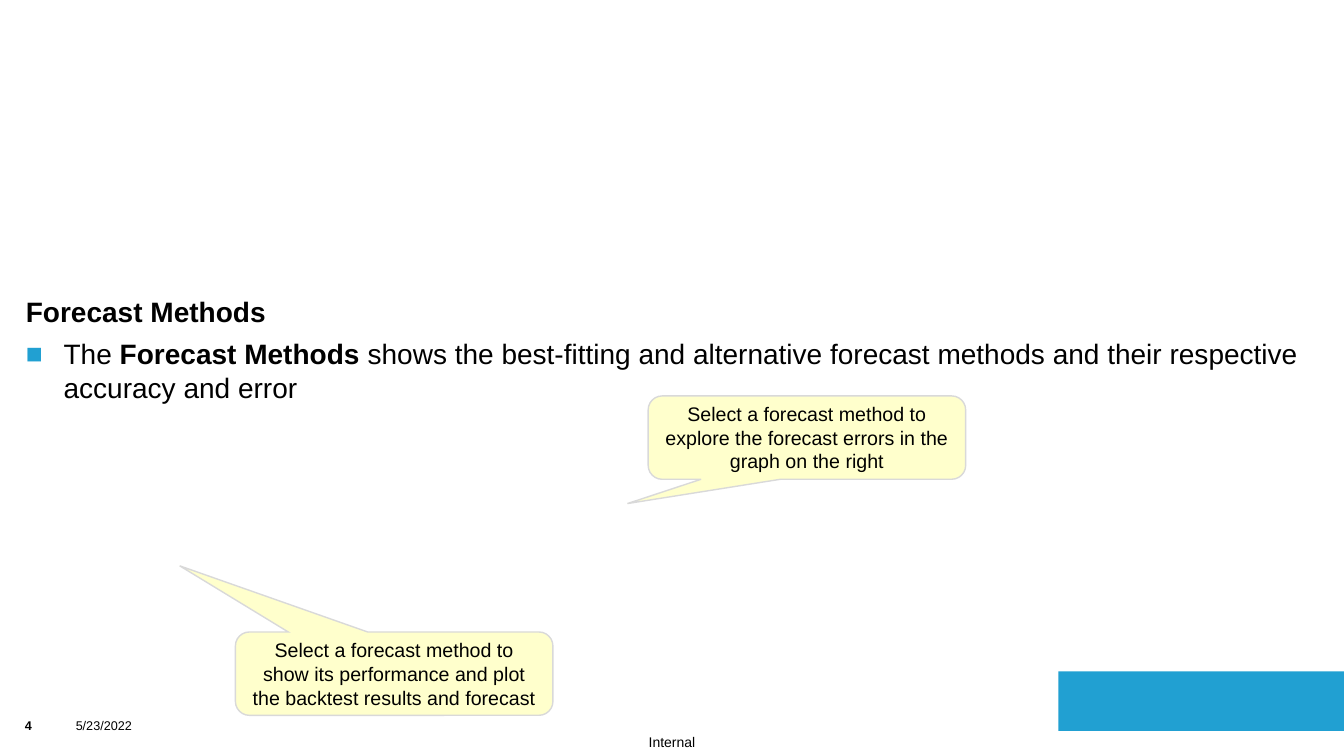
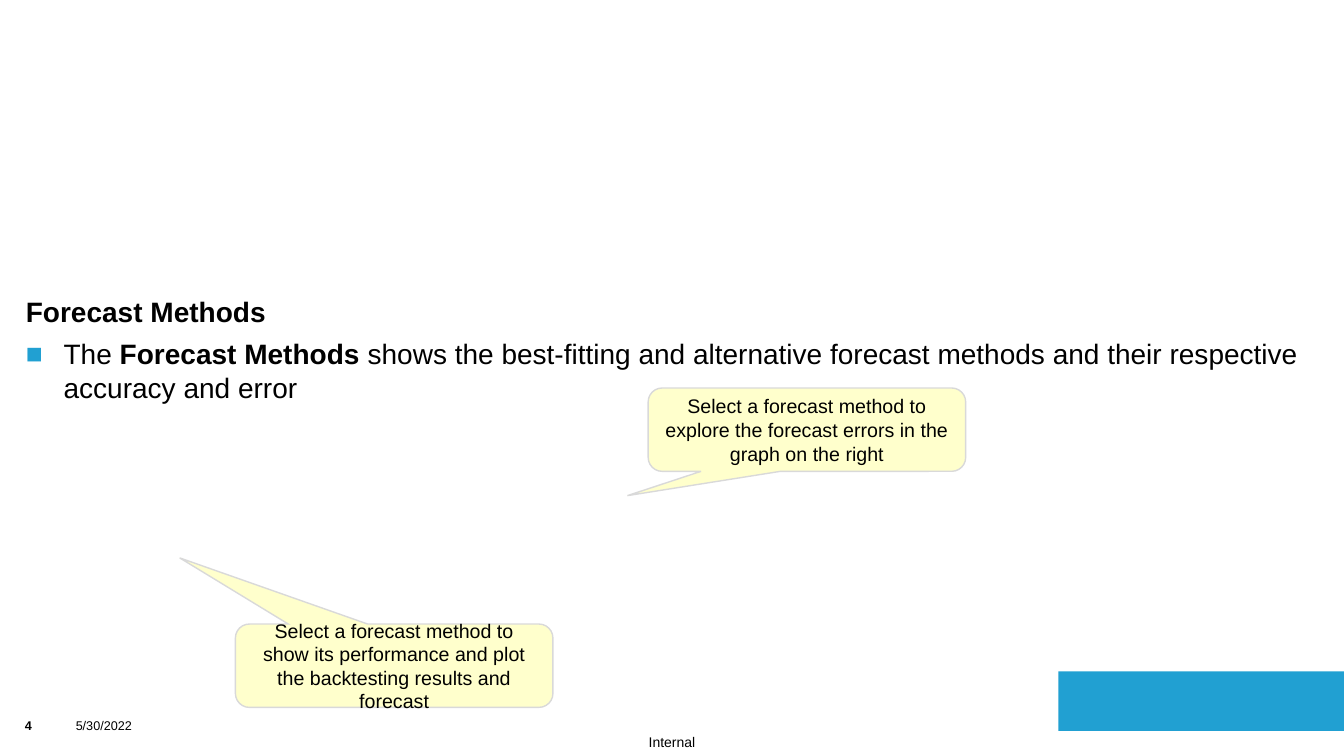
Before and after one commit to saskiaha/FSS_TeamProject, a slide deck: slide 4 of src/assets/ADFUserManual.pptx. Drawn at 1344x756 pixels with LibreOffice and Linux fonts; fonts in the diff are those of the drawing; background and template pictures are left out. Boxes give left, top, right and bottom in pixels: in the first picture for what was removed or moved away, otherwise in the second. Text is boxed around its words. In the diff, an @@ line names an element or a change of style, - is before the commit and + after.

```diff
--- a/src/assets/ADFUserManual.pptx
+++ b/src/assets/ADFUserManual.pptx
@@ rounded speech box "Select a forecast method to ...": place and size @@
-rounded speech box "Select a forecast method to ..." at [648,396,966,480]
+rounded speech box "Select a forecast method to ..." at [648,388,966,472]
@@ rounded speech box "Select a forecast method to ...": place and size @@
-rounded speech box "Select a forecast method to ..." at [236,632,554,716]
+rounded speech box "Select a forecast method to ..." at [236,624,554,708]
@@ text in rounded speech box at [263,623,525,713]: text changed @@
-Select a forecast method to show its performance and plot the backtest results and forecast
+Select a forecast method to show its performance and plot the backtesting results and forecast
@@ text at [76,721,132,730]: text changed @@
-5/23/2022
+5/30/2022
```
Also in this commit, not shown: 3 other slides changed, 11 other files.
